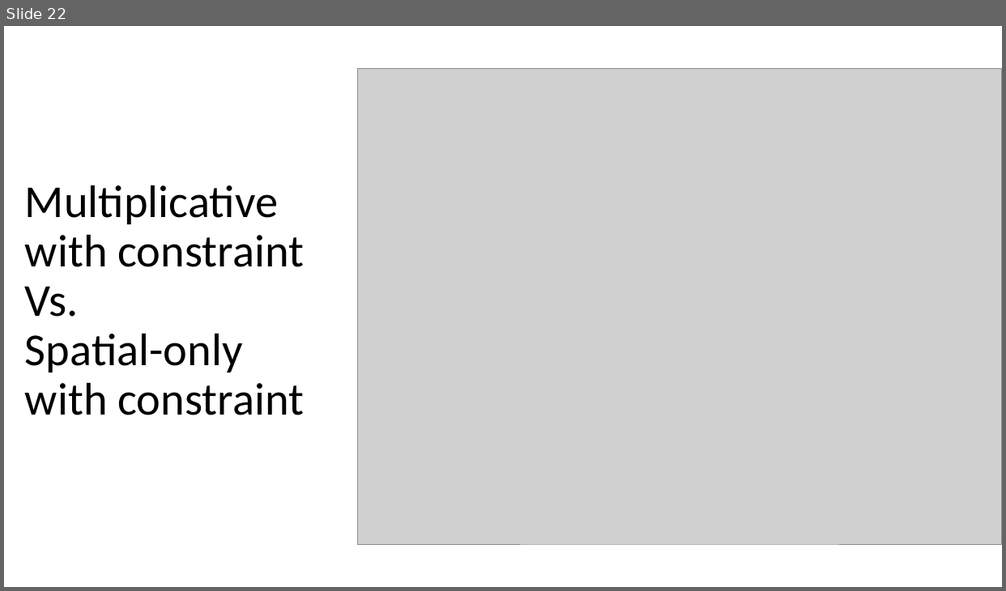
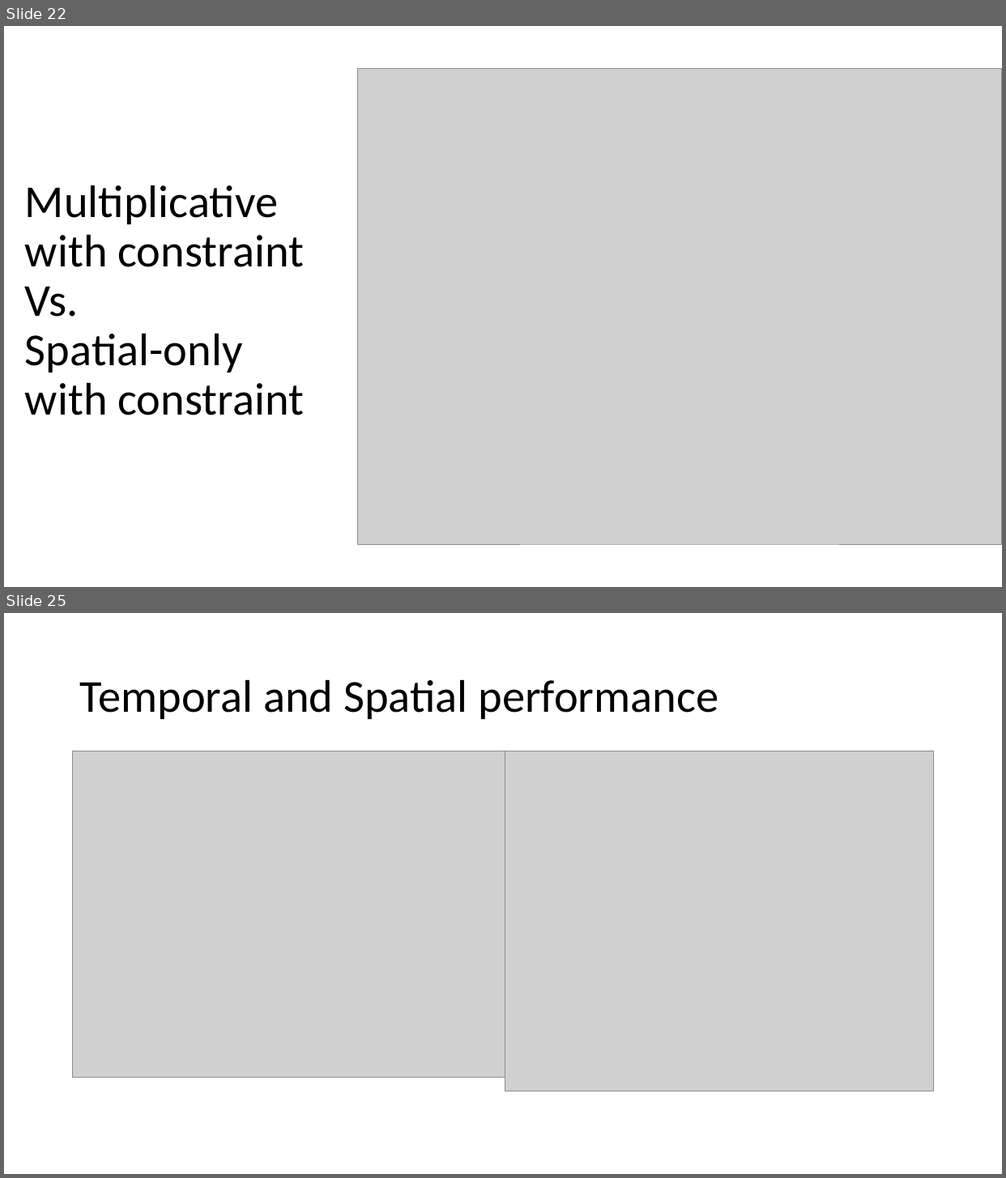
Before and after one commit to OzMashiah/ultra-instinct-modelling, a slide deck: Modeling Results.pptx. Shown one above the other, each under a label of ours: slide 22 before the commit, slides 22 and 25 after it; the slides between them are not shown. The pictures are 1006x591 and 1006x1178 pixels, drawn with LibreOffice and Linux fonts; fonts in the diff are those of the drawing; grey boxes stand for pictures. Boxes give left, top, right and bottom in pixels: in the first picture for what was removed or moved away, otherwise in the second. Text is boxed around its words. In the diff, an @@ line names an element or a change of style, - is before the commit and + after.

```diff
--- a/Modeling Results.pptx
+++ b/Modeling Results.pptx
@@ slide 25 added at box(4, 613, 1002, 1174), background #FFFFFF @@
@@ title added at box(80, 679, 718, 719), 44 pt, text #000000 @@
+Temporal and Spatial performance
@@ picture added at box(73, 752, 505, 1077) @@
@@ picture added at box(505, 752, 934, 1092) @@
```
Also in this commit, not shown: 2 slides changed.
